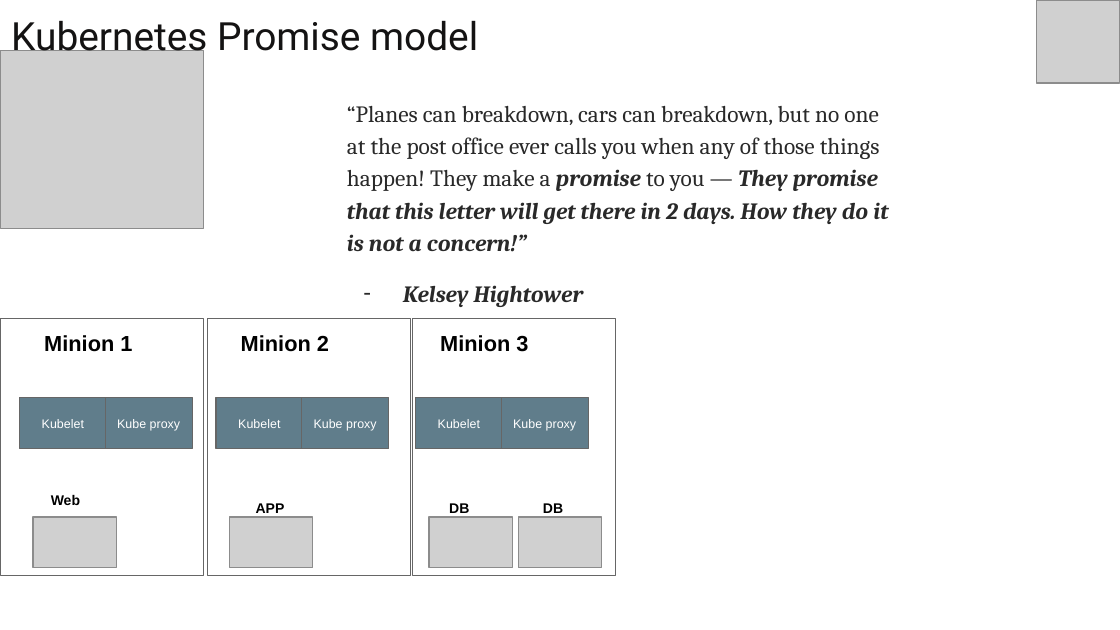
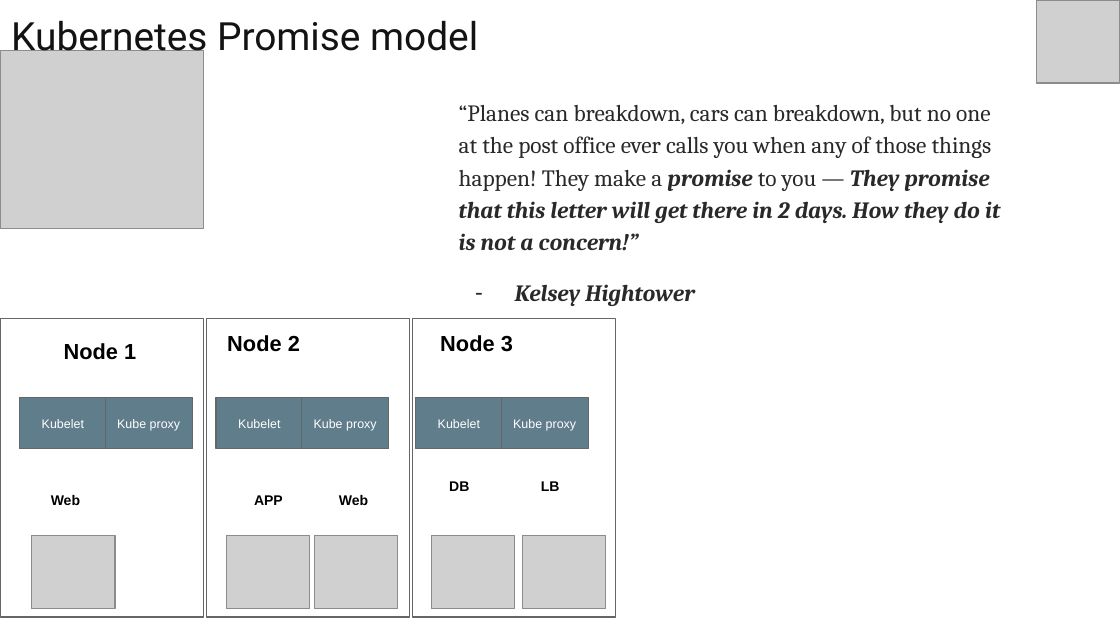
Before and after one commit to burnyd/nynog-k8s-networking-101, a slide deck: slide 4 of Nynog-K8s-networking-101.pptx. Drawn at 1120x630 pixels with LibreOffice and Linux fonts; fonts in the diff are those of the drawing; grey boxes stand for pictures. Boxes give left, top, right and bottom in pixels: in the first picture for what was removed or moved away, otherwise in the second. Text is boxed around its words. In the diff, an @@ line names an element or a change of style, - is before the commit and + after.

```diff
--- a/Nynog-K8s-networking-101.pptx
+++ b/Nynog-K8s-networking-101.pptx
@@ text "“Planes can breakdown, cars can ..." moved from (x1=347, y1=106, x2=888, y2=307) to (x1=459, y1=105, x2=1000, y2=306) @@
@@ rectangle resized from (x1=0, y1=318, x2=203, y2=575) to (x1=0, y1=318, x2=203, y2=617) @@
@@ rectangle resized from (x1=208, y1=318, x2=411, y2=575) to (x1=206, y1=318, x2=409, y2=617) @@
@@ rectangle resized from (x1=412, y1=318, x2=615, y2=575) to (x1=412, y1=318, x2=615, y2=617) @@
@@ text at (x1=64, y1=343, x2=136, y2=360): text changed @@
-Minion 1
+Node 1
@@ text at (x1=227, y1=335, x2=300, y2=352): text changed @@
-Minion 2
+Node 2
@@ text at (x1=440, y1=335, x2=513, y2=352): text changed @@
-Minion 3
+Node 3
@@ text "DB" rewrapped from (x1=449, y1=503, x2=469, y2=517) to (x1=449, y1=481, x2=469, y2=491) @@
@@ text "APP" rewrapped from (x1=256, y1=503, x2=285, y2=517) to (x1=254, y1=495, x2=283, y2=505) @@
@@ text added at (x1=339, y1=495, x2=368, y2=505), 9 pt, text #000000, bold @@
+Web
@@ text added at (x1=541, y1=481, x2=560, y2=491), 9 pt, text #000000, bold @@
+LB
@@ text removed at (x1=543, y1=502, x2=563, y2=517) @@
-DB
@@ picture added at (x1=31, y1=535, x2=114, y2=608) @@
@@ picture removed at (x1=32, y1=517, x2=115, y2=569) @@
@@ picture added at (x1=227, y1=535, x2=310, y2=608) @@
@@ picture removed at (x1=230, y1=517, x2=312, y2=569) @@
@@ picture added at (x1=315, y1=535, x2=398, y2=608) @@
@@ picture removed at (x1=429, y1=517, x2=512, y2=569) @@
@@ picture added at (x1=431, y1=535, x2=514, y2=608) @@
@@ picture removed at (x1=519, y1=517, x2=601, y2=569) @@
@@ picture added at (x1=522, y1=535, x2=605, y2=608) @@
@@ page number added at (x1=31, y1=606, x2=38, y2=618), 8 pt, text #FFFFFF @@
+4
```
Also in this commit, not shown: 13 other slides changed, 2 slides added, 1 slide removed.
